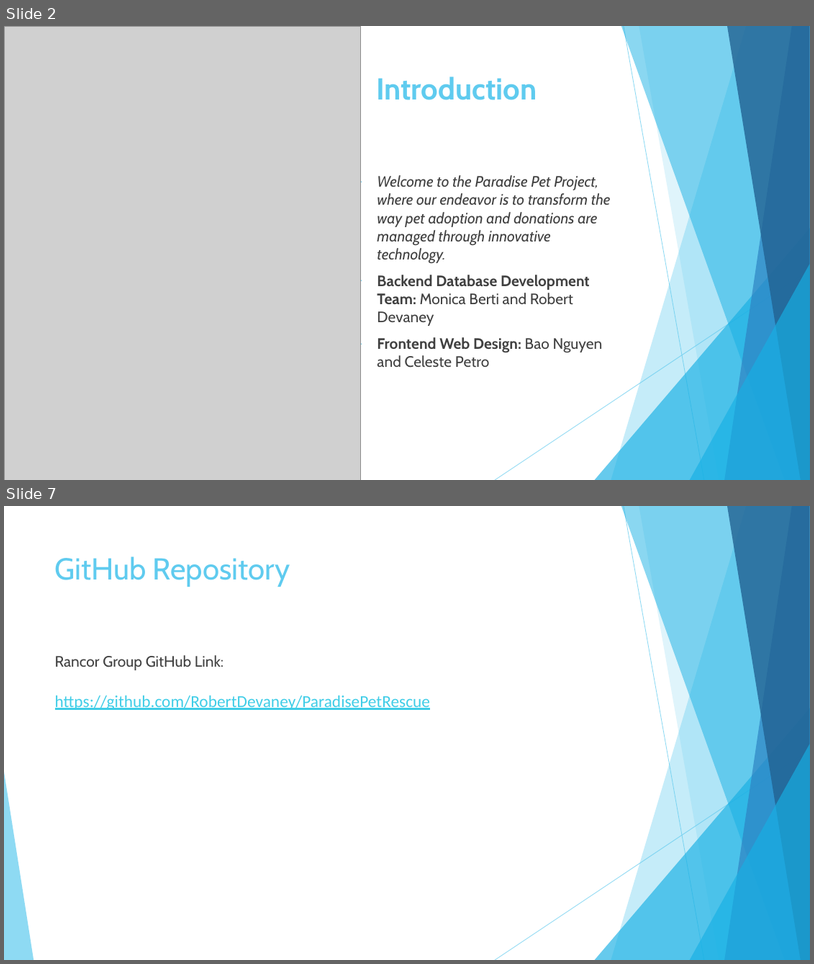
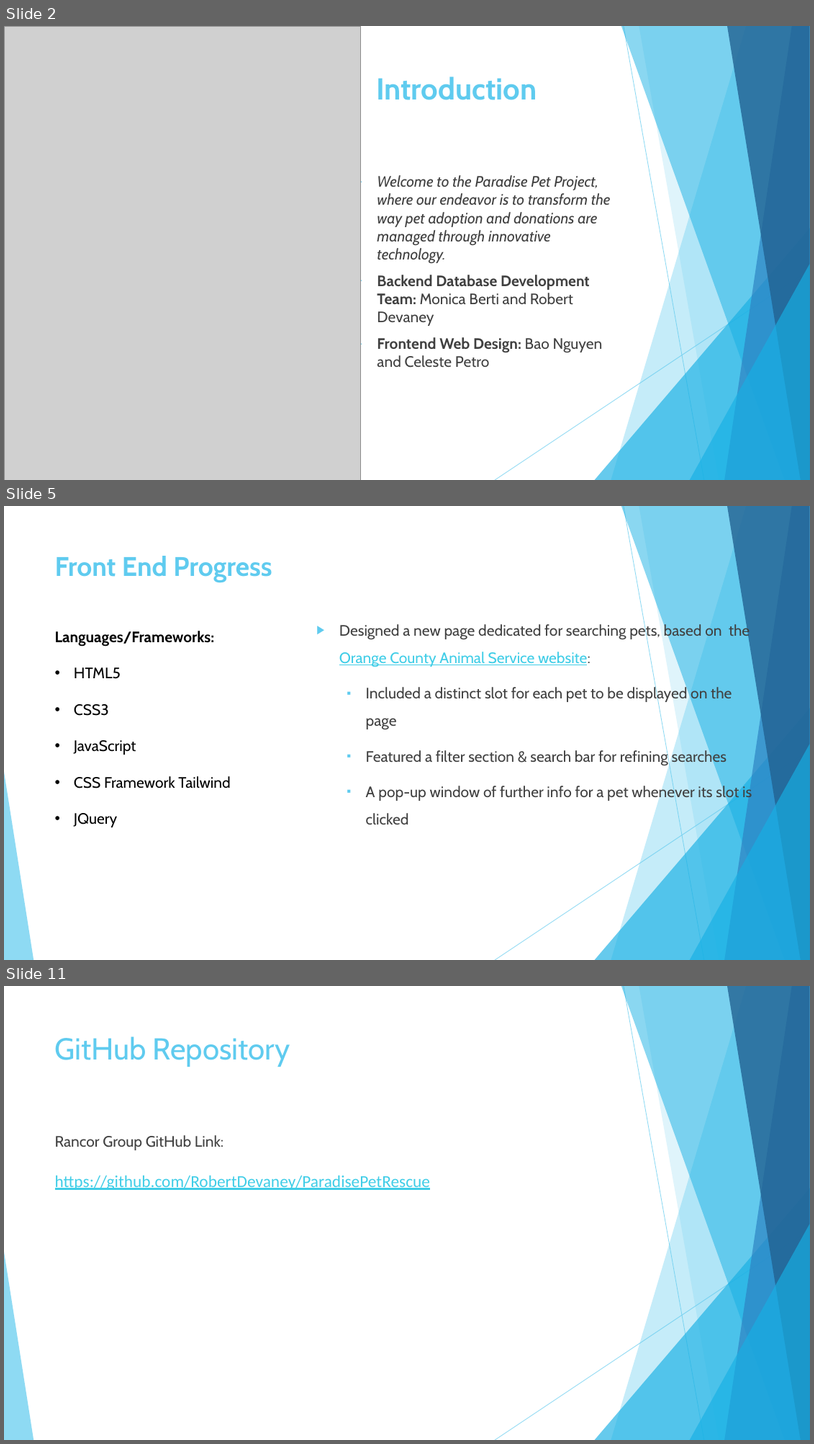
Before and after one commit to RobertDevaney/ParadisePetRescue, a slide deck: Rancor_Presenation_4.pptx. Shown one above the other, each under a label of ours: slides 2 and 7 before the commit, slides 2, 5 and 11 after it; the slides between them are not shown. The pictures are 814x964 and 814x1444 pixels, drawn with LibreOffice and Linux fonts; fonts in the diff are those of the drawing; grey boxes stand for pictures. Boxes give left, top, right and bottom in pixels: in the first picture for what was removed or moved away, otherwise in the second. Text is boxed around its words. In the diff, an @@ line names an element or a change of style, - is before the commit and + after.

Commit message:
> Updated the PowerPoint slides > Added a new page - Pet Search page

```diff
--- a/Rancor_Presenation_4.pptx
+++ b/Rancor_Presenation_4.pptx
@@ slide 5 added at bbox=[4, 506, 810, 960], background #FFFFFF; not listed: 10 template elements that a slide beside it also shows @@
@@ title added at bbox=[55, 556, 272, 582], 32 pt, text #5FCBEF, bold @@
+Front End Progress
@@ text added at bbox=[55, 631, 230, 827], 18 pt, text #000000 @@
+Languages/Frameworks:
+• HTML5
+• CSS3
+• JavaScript
+• CSS Framework Tailwind
+• JQuery
@@ text added at bbox=[340, 623, 752, 824], 18 pt, text #404040 @@
+▶ Designed a new page dedicated for searching pets, based on the Orange County Animal Service website:
+  ▪ Included a distinct slot for each pet to be displayed on the page
+  ▪ Featured a filter section & search bar for refining searches
+  ▪ A pop-up window of further info for a pet whenever its slot is clicked
@@ what was slide 7 is now slide 11 @@
```
Also in this commit, not shown: 3 slides changed, 4 other slides added, 2 slides removed, 8 other files.
